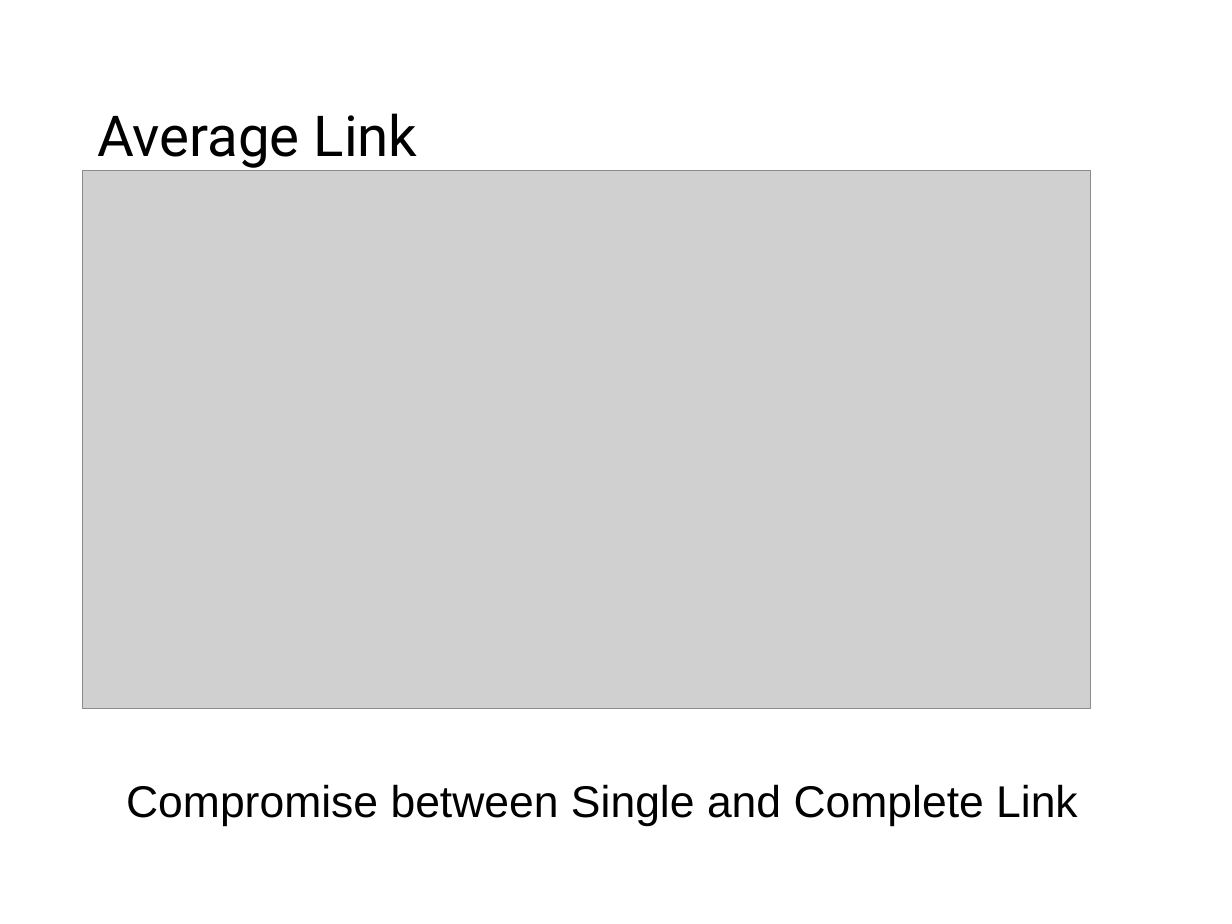
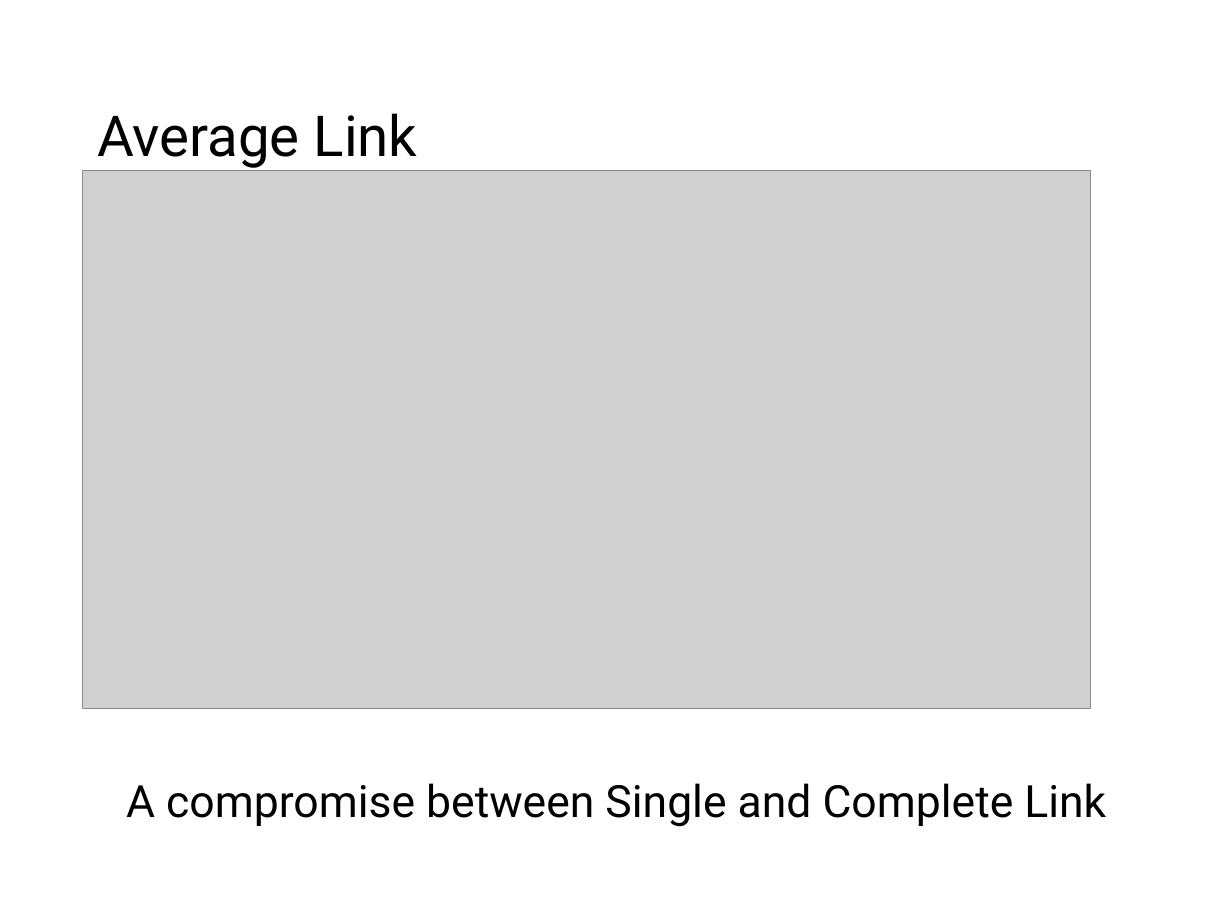
Before and after one commit to mhahsler/Introduction_to_Data_Mining_R_Examples, a slide deck: slide 55 of slides/chap7_basic_cluster_analysis.pptx. Drawn at 1232x924 pixels with LibreOffice and Linux fonts; fonts in the diff are those of the drawing; grey boxes stand for pictures. Boxes give left, top, right and bottom in pixels: in the first picture for what was removed or moved away, otherwise in the second. Text is boxed around its words. In the diff, an @@ line names an element or a change of style, - is before the commit and + after.

```diff
--- a/slides/chap7_basic_cluster_analysis.pptx
+++ b/slides/chap7_basic_cluster_analysis.pptx
@@ text at box(126, 783, 1106, 827): text changed; font Arial to Roboto @@
-Compromise between Single and Complete Link
+A compromise between Single and Complete Link
```
Also in this commit, not shown: 15 other slides changed, 1 other file.
